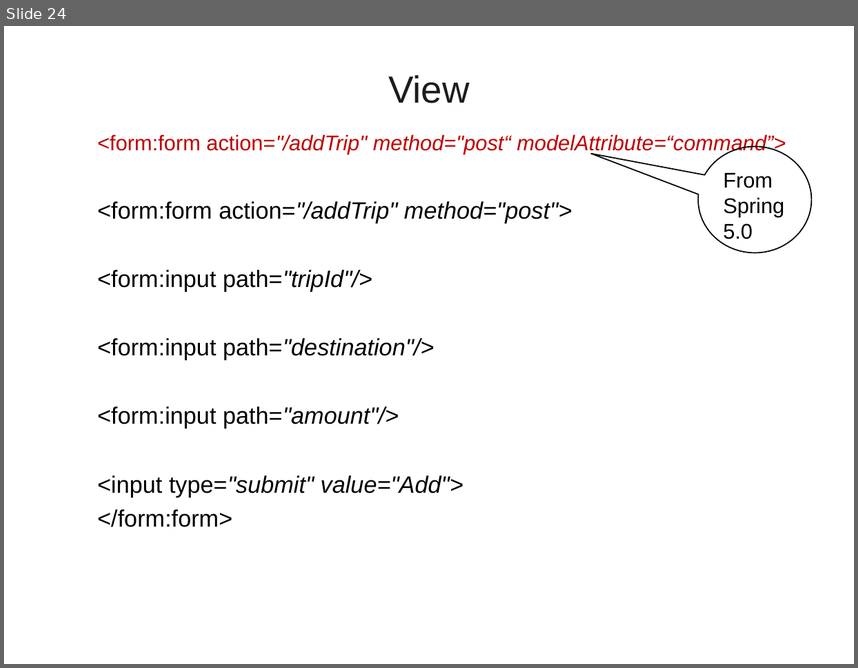
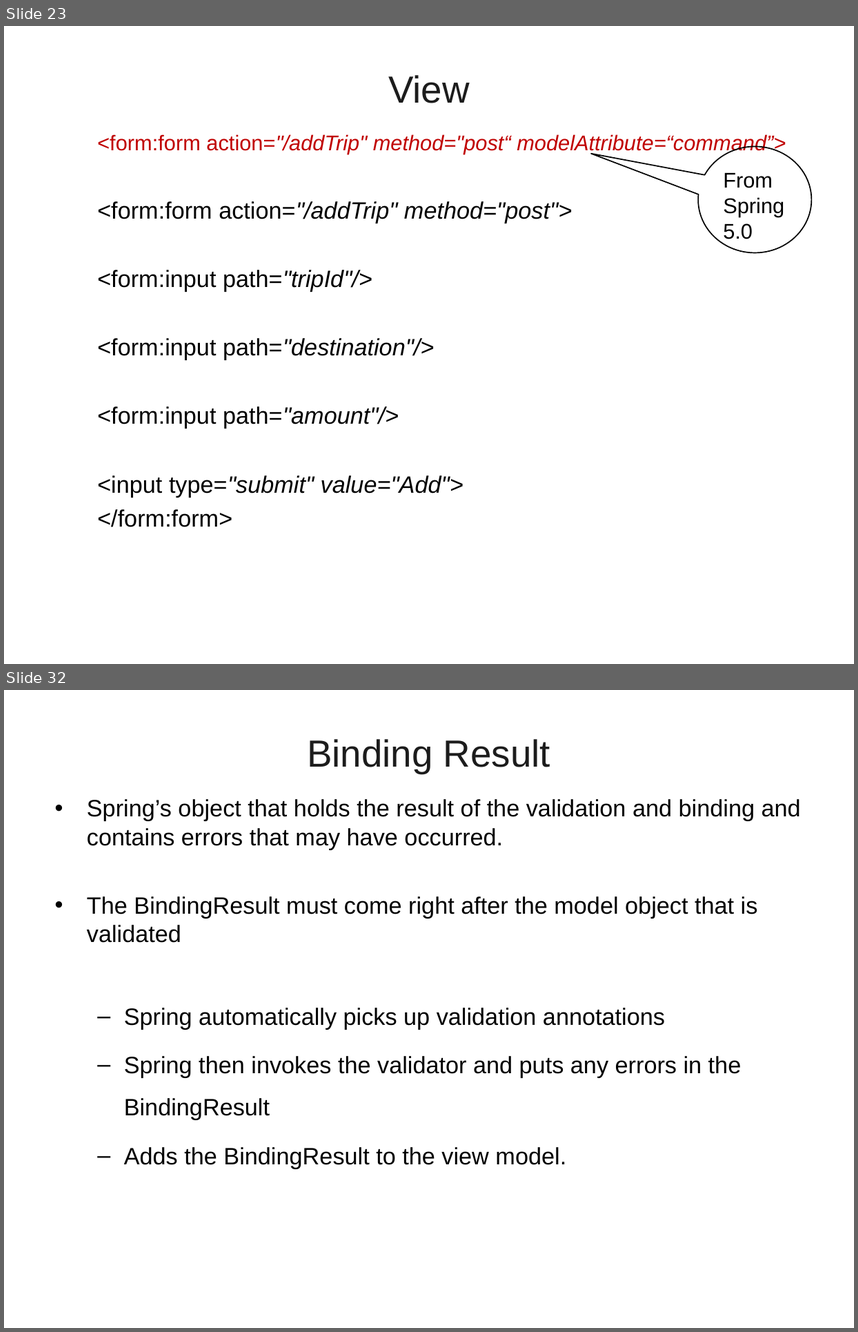
Before and after one commit to vatsanTraining/freshers_dec_2021, a slide deck: SpringBoot_MVC.ppt. Shown one above the other, each under a label of ours: slide 24 before the commit, slides 23 and 32 after it; the slides between them are not shown. The pictures are 858x668 and 858x1332 pixels, drawn with LibreOffice and Linux fonts; fonts in the diff are those of the drawing; background and template pictures are left out. Boxes give left, top, right and bottom in pixels: in the first picture for what was removed or moved away, otherwise in the second. Text is boxed around its words. In the diff, an @@ line names an element or a change of style, - is before the commit and + after.

```diff
--- a/SpringBoot_MVC.ppt
+++ b/SpringBoot_MVC.ppt
@@ slide 32 added at (x1=4, y1=690, x2=854, y2=1328), background picture (left out) @@
@@ title added at (x1=307, y1=739, x2=550, y2=773), 32 pt, text #1C1C1C @@
+Binding Result
@@ text added at (x1=87, y1=799, x2=801, y2=1168), 20 pt, text #000000 @@
+• Spring’s object that holds the result of the validation and binding and contains errors that may have occurred.
+• The BindingResult must come right after the model object that is validated
+  – Spring automatically picks up validation annotations
+  – Spring then invokes the validator and puts any errors in the BindingResult
+  – Adds the BindingResult to the view model.
@@ what was slide 24 is now slide 23 @@
```
Also in this commit, not shown: 3 slides changed, 9 other slides added.
